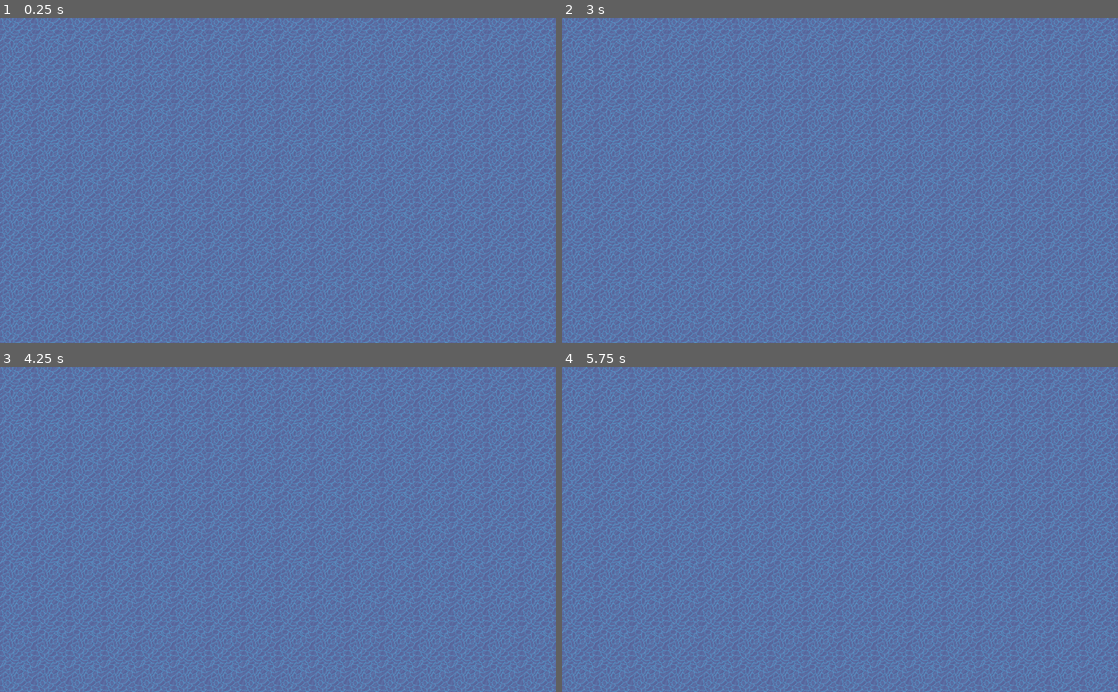
Above: before the commit, frames 1-4 (two rows, left to right).
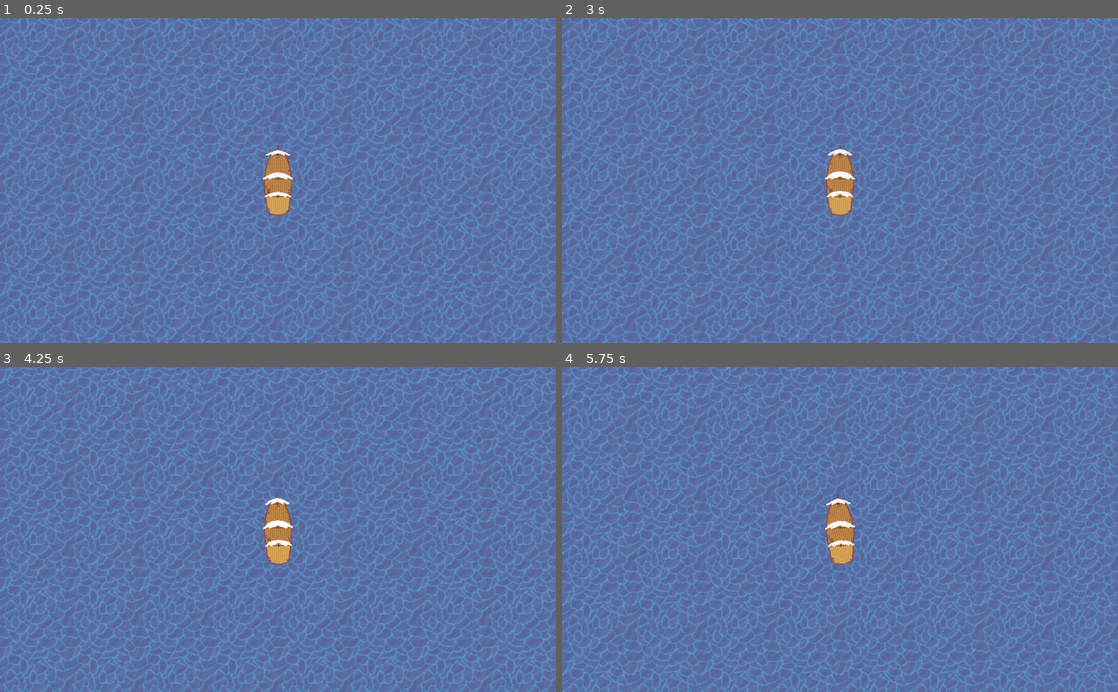
Above: after the commit, the same moments.

Repository: McLovin3/Calderia
Game: Godot game, scene res://TestScene.tscn
The game is run twice, just before and just after one commit, with the same random seed, the same clock (stepped at 60 frames per second) and the same inputs. Before the commit the project starts from res://Tilemaps/Tilemaps.tscn.
Inputs:
- Up to frame 1 (0.25 s): no input
- Up to frame 2 (3 s): tap Enter at 0.5, 2.75 s; hold D (turn_right, bound only after the commit) 0.53-1.28 s; hold A (turn_left, bound only after the commit) 1.28-2.03 s; tap Space at 2 s; hold D (turn_right, bound only after the commit) 2.03-2.78 s; hold W (up, bound only after the commit) from 2.78 s (still down)
- Up to frame 3 (4.25 s): release W (up, bound only after the commit) at 3.53 s; hold A (turn_left, bound only after the commit) from 3.53 s (still down)
- Up to frame 4 (5.75 s): keep holding A (turn_left, bound only after the commit)

The runs differ from the first frame. In frame 1, 20% of the frame differs, in the area x 0-100%, y 0-100%; in frame 2, 20%; in frame 3, 21%; in frame 4, 23%.

Commit message:
Created PlayerShip Scene and movement script

Diff:
--- /dev/null
+++ b/PlayerShip/PlayerShip.tscn
@@ -0,0 +1,52 @@
+[gd_scene load_steps=10 format=2]
+
+[ext_resource path="res://PlayerShip/Sprites/DefaultPlayerShip-Sheet.png" type="Texture" id=1]
+[ext_resource path="res://PlayerShip/Scripts/PlayerShip.gd" type="Script" id=2]
+
+[sub_resource type="AtlasTexture" id=1]
+atlas = ExtResource( 1 )
+region = Rect2( 0, 0, 64, 128 )
+
+[sub_resource type="AtlasTexture" id=2]
+atlas = ExtResource( 1 )
+region = Rect2( 64, 0, 64, 128 )
+
+[sub_resource type="AtlasTexture" id=3]
+atlas = ExtResource( 1 )
+region = Rect2( 128, 0, 64, 128 )
+
+[sub_resource type="AtlasTexture" id=4]
+atlas = ExtResource( 1 )
+region = Rect2( 192, 0, 64, 128 )
+
+[sub_resource type="AtlasTexture" id=5]
+atlas = ExtResource( 1 )
+region = Rect2( 256, 0, 64, 128 )
+
+[sub_resource type="AtlasTexture" id=6]
+atlas = ExtResource( 1 )
+region = Rect2( 320, 0, 64, 128 )
+
+[sub_resource type="SpriteFrames" id=7]
+animations = [ {
+"frames": [ SubResource( 1 ), SubResource( 2 ), SubResource( 3 ), SubResource( 4 ), SubResource( 5 ), SubResource( 6 ) ],
+"loop": true,
+"name": "idle",
+"speed": 1.0
+} ]
+
+[node name="KinematicBody2D" type="KinematicBody2D"]
+scale = Vector2( 0.5, 0.5 )
+script = ExtResource( 2 )
+
+[node name="AnimatedSprite" type="AnimatedSprite" parent="."]
+frames = SubResource( 7 )
+animation = "idle"
+playing = true
+
+[node name="CollisionPolygon2D" type="CollisionPolygon2D" parent="."]
+polygon = PoolVector2Array( -26, 13, -23, 40, -20, 59, -8, 64, 8, 64, 20, 59, 23, 40, 26, 13, 25, -14, 21, -33, 13, -49, 0, -57, -13, -49, -21, -33, -25, -14 )
+
+[node name="Camera2D" type="Camera2D" parent="."]
+current = true
+zoom = Vector2( 0.5, 0.5 )
--- /dev/null
+++ b/PlayerShip/Scripts/PlayerShip.gd
@@ -0,0 +1,28 @@
+extends KinematicBody2D
+class_name PlayerShip
+
+export var max_speed := 20000
+export var turning_speed := 1
+export var acceleration := 0.001
+export var friction := 0.005
+
+#Player can accelerate when against a wall
+func _physics_process(delta : float) -> void:
+	_rotate(delta)
+	move_and_slide(_get_direction(delta))
+
+var _velocity := 0
+func _get_direction(delta : float) -> Vector2:
+	if Input.is_action_pressed("up"):
+		_velocity = lerp(_velocity, Input.get_action_strength("up") * max_speed, acceleration)
+
+	else:
+		_velocity = lerp(_velocity, 0, friction)
+
+	var direction_player_is_facing =  Vector2(sin(rotation), -cos(rotation))
+	return direction_player_is_facing * _velocity * delta
+
+
+func _rotate(delta : float) -> void:
+	var percentage_of_max_speed := _velocity as float / max_speed
+	rotation = lerp(rotation, Input.get_axis("turn_left", "turn_right") * delta + rotation, percentage_of_max_speed)
--- /dev/null
+++ b/TestScene.tscn
@@ -0,0 +1,10 @@
+[gd_scene load_steps=3 format=2]
+
+[ext_resource path="res://PlayerShip/PlayerShip.tscn" type="PackedScene" id=1]
+[ext_resource path="res://Tilemaps/Tilemaps.tscn" type="PackedScene" id=2]
+
+[node name="Node2D" type="Node2D"]
+
+[node name="Tilemaps" parent="." instance=ExtResource( 2 )]
+
+[node name="KinematicBody2D" parent="." instance=ExtResource( 1 )]
--- a/project.godot
+++ b/project.godot
@@ -8,15 +8,111 @@
 
 config_version=4
 
+_global_script_classes=[ {
+"base": "KinematicBody2D",
+"class": "PlayerShip",
+"language": "GDScript",
+"path": "res://PlayerShip/Scripts/PlayerShip.gd"
+} ]
+_global_script_class_icons={
+"PlayerShip": ""
+}
+
 [application]
 
 config/name="Calderia"
-run/main_scene="res://Tilemaps/Tilemaps.tscn"
+run/main_scene="res://TestScene.tscn"
+boot_splash/bg_color=Color( 0.141176, 0.141176, 0.141176, 1 )
 config/icon="res://icon.png"
 
 [gui]
 
 common/drop_mouse_on_gui_input_disabled=true
+
+[input]
+
+ui_accept={
+"deadzone": 0.5,
+"events": [  ]
+}
+ui_select={
+"deadzone": 0.5,
+"events": [  ]
+}
+ui_cancel={
+"deadzone": 0.5,
+"events": [  ]
+}
+ui_focus_next={
+"deadzone": 0.5,
+"events": [  ]
+}
+ui_focus_prev={
+"deadzone": 0.5,
+"events": [  ]
+}
+ui_left={
+"deadzone": 0.5,
+"events": [  ]
+}
+ui_right={
+"deadzone": 0.5,
+"events": [  ]
+}
+ui_up={
+"deadzone": 0.5,
+"events": [  ]
+}
+ui_down={
+"deadzone": 0.5,
+"events": [  ]
+}
+ui_page_up={
+"deadzone": 0.5,
+"events": [  ]
+}
+ui_page_down={
+"deadzone": 0.5,
+"events": [  ]
+}
+ui_home={
+"deadzone": 0.5,
+"events": [  ]
+}
+ui_end={
+"deadzone": 0.5,
+"events": [  ]
+}
+up={
+"deadzone": 0.5,
+"events": [ Object(InputEventKey,"resource_local_to_scene":false,"resource_name":"","device":0,"alt":false,"shift":false,"control":false,"meta":false,"command":false,"pressed":false,"scancode":87,"physical_scancode":0,"unicode":0,"echo":false,"script":null)
+ ]
+}
+down={
+"deadzone": 0.5,
+"events": [ Object(InputEventKey,"resource_local_to_scene":false,"resource_name":"","device":0,"alt":false,"shift":false,"control":false,"meta":false,"command":false,"pressed":false,"scancode":83,"physical_scancode":0,"unicode":0,"echo":false,"script":null)
+ ]
+}
+left={
+"deadzone": 0.5,
+"events": [ Object(InputEventKey,"resource_local_to_scene":false,"resource_name":"","device":0,"alt":false,"shift":false,"control":false,"meta":false,"command":false,"pressed":false,"scancode":65,"physical_scancode":0,"unicode":0,"echo":false,"script":null)
+ ]
+}
+right={
+"deadzone": 0.5,
+"events": [ Object(InputEventKey,"resource_local_to_scene":false,"resource_name":"","device":0,"alt":false,"shift":false,"control":false,"meta":false,"command":false,"pressed":false,"scancode":68,"physical_scancode":0,"unicode":0,"echo":false,"script":null)
+ ]
+}
+turn_right={
+"deadzone": 0.5,
+"events": [ Object(InputEventKey,"resource_local_to_scene":false,"resource_name":"","device":0,"alt":false,"shift":false,"control":false,"meta":false,"command":false,"pressed":false,"scancode":68,"physical_scancode":0,"unicode":0,"echo":false,"script":null)
+ ]
+}
+turn_left={
+"deadzone": 0.5,
+"events": [ Object(InputEventKey,"resource_local_to_scene":false,"resource_name":"","device":0,"alt":false,"shift":false,"control":false,"meta":false,"command":false,"pressed":false,"scancode":65,"physical_scancode":0,"unicode":0,"echo":false,"script":null)
+ ]
+}
 
 [physics]
 
@@ -24,4 +120,5 @@
 
 [rendering]
 
+environment/default_clear_color=Color( 0.027451, 0.427451, 0.666667, 1 )
 environment/default_environment="res://default_env.tres"
Binary file changed: AsepriteSourceFiles/DefaultPlayerShip.aseprite
Binary file added: PlayerShip/Sprites/DefaultPlayerShip-Sheet.png
Not shown, added: PlayerShip/Sprites/DefaultPlayerShip-Sheet.png.import
